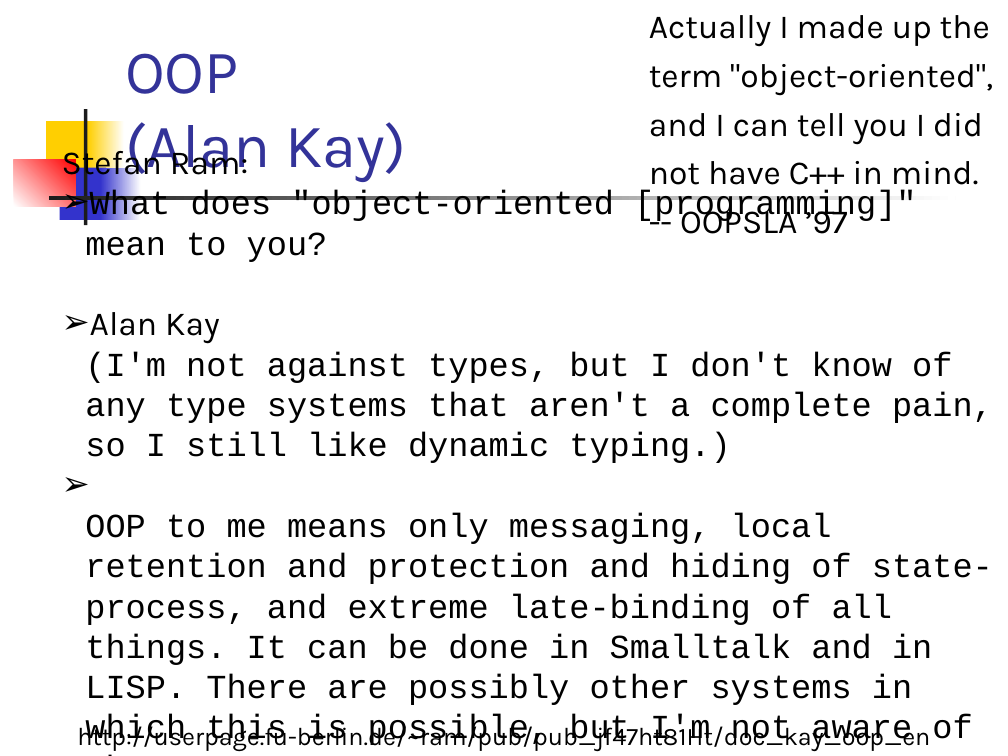
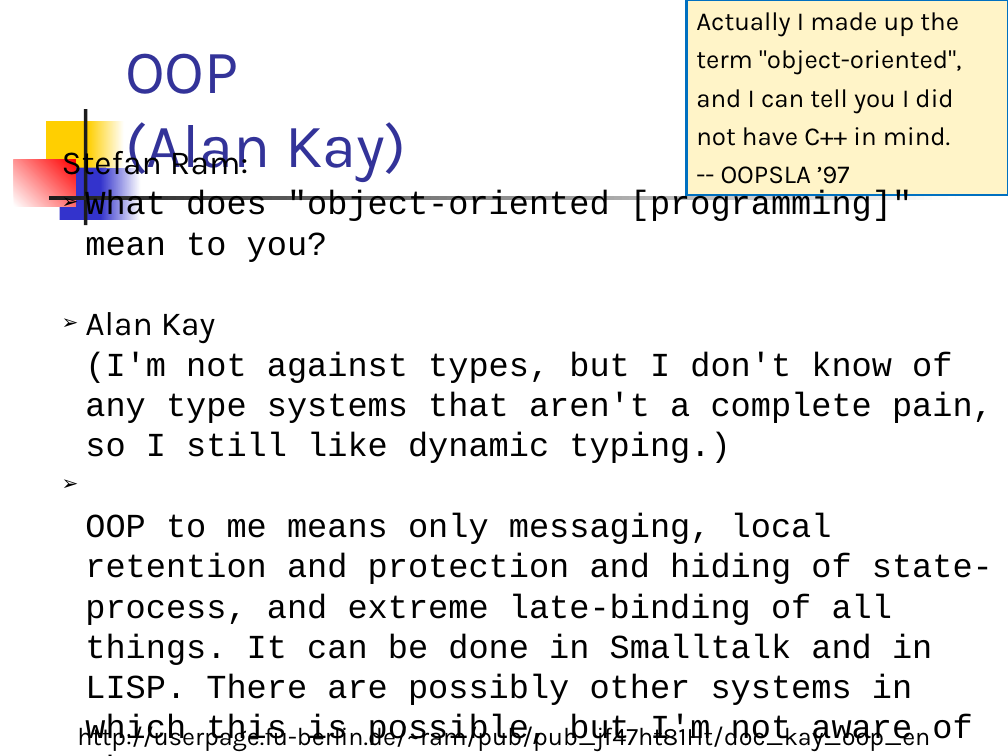
Before and after one commit to Programovanie4/Prednasky, a slide deck: slide 4 of 03/03_java.ppt. Drawn at 1008x756 pixels with LibreOffice and Linux fonts; fonts in the diff are those of the drawing. Boxes give left, top, right and bottom in pixels: in the first picture for what was removed or moved away, otherwise in the second. Text is boxed around its words. In the diff, an @@ line names an element or a change of style, - is before the commit and + after.

```diff
--- a/03/03_java.ppt
+++ b/03/03_java.ppt
@@ rectangle "Actually I made up the": place and size @@
-rectangle "Actually I made up the" at (649,15,993,234)
+rectangle "Actually I made up the" at (686,0,1008,196)
@@ rectangle "Actually I made up the" at (686,0,1008,196): size 24 to 18.5 pt; less space between paragraphs; fill none to #FFF4C8; outline none to #0070C0 1.5 pt @@
```
Also in this commit, not shown: 4 other slides changed, 2 other files.
